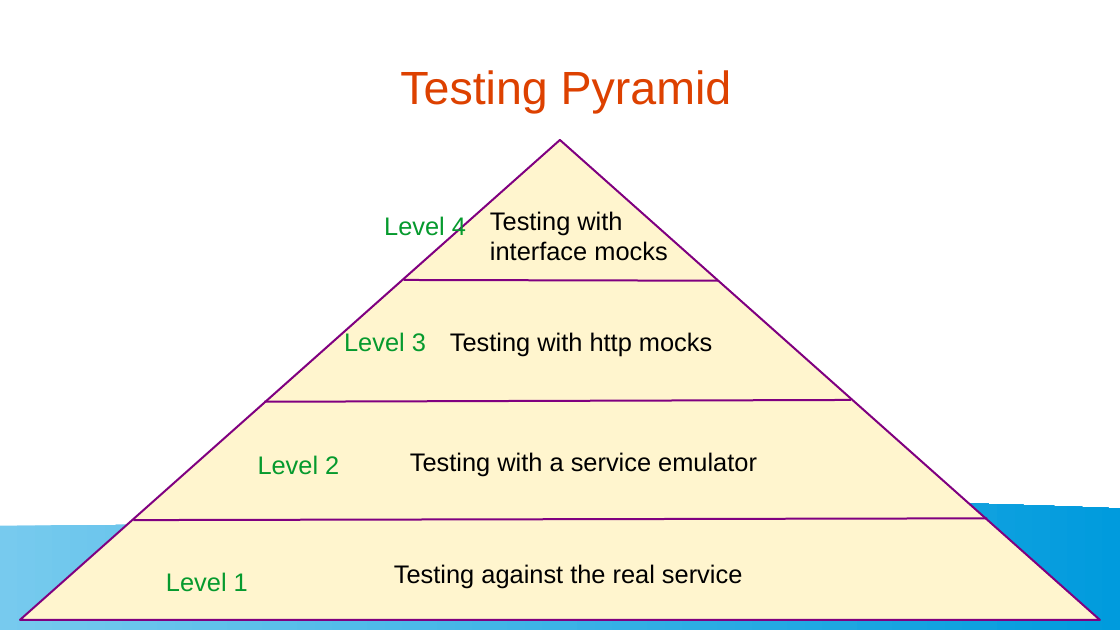
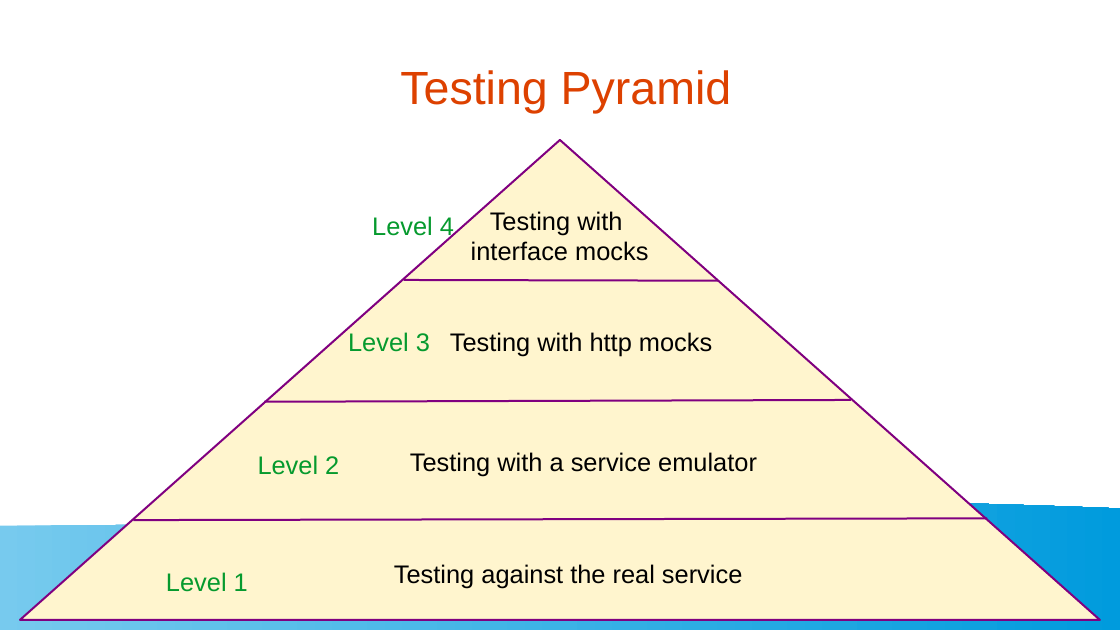
Before and after one commit to golangbot/gophercon-uk-2025-talk, a slide deck: slide 6 of Presentation.odp. Drawn at 1120x630 pixels with LibreOffice and Linux fonts; fonts in the diff are those of the drawing. Boxes give left, top, right and bottom in pixels: in the first picture for what was removed or moved away, otherwise in the second. Text is boxed around its words. In the diff, an @@ line names an element or a change of style, - is before the commit and + after.

```diff
--- a/Presentation.odp
+++ b/Presentation.odp
@@ text "Level 4" moved from (x1=384, y1=215, x2=466, y2=237) to (x1=372, y1=216, x2=454, y2=241) @@
@@ text "Testing with interface mocks" moved from (x1=490, y1=211, x2=667, y2=261) to (x1=471, y1=211, x2=648, y2=261) @@
@@ text "Testing with interface mocks" at (x1=471, y1=211, x2=648, y2=261): alignment left to centre @@
@@ text "Level 3" moved from (x1=344, y1=331, x2=426, y2=352) to (x1=348, y1=332, x2=430, y2=352) @@
```
Also in this commit, not shown: 19 other slides changed, 3 other files.
